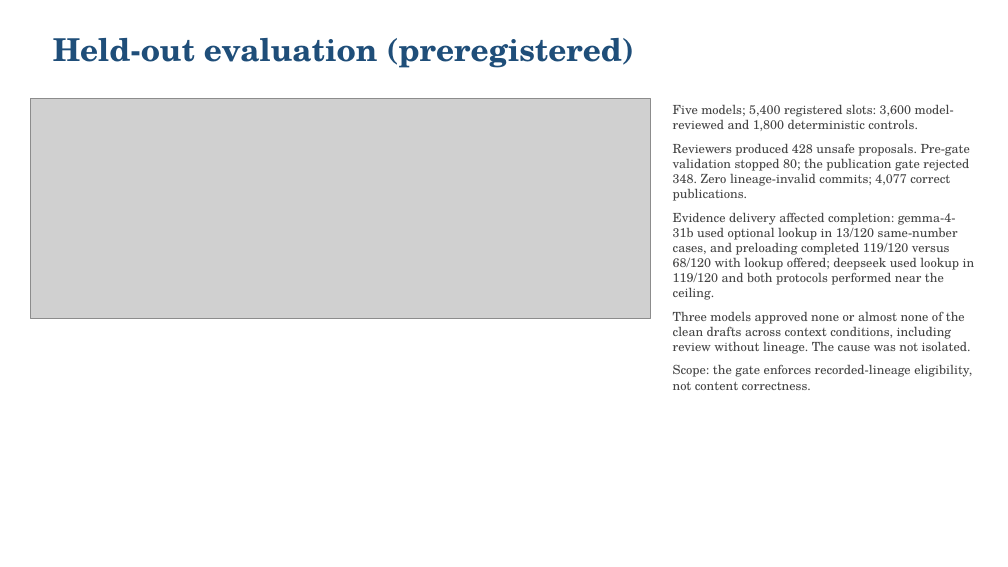
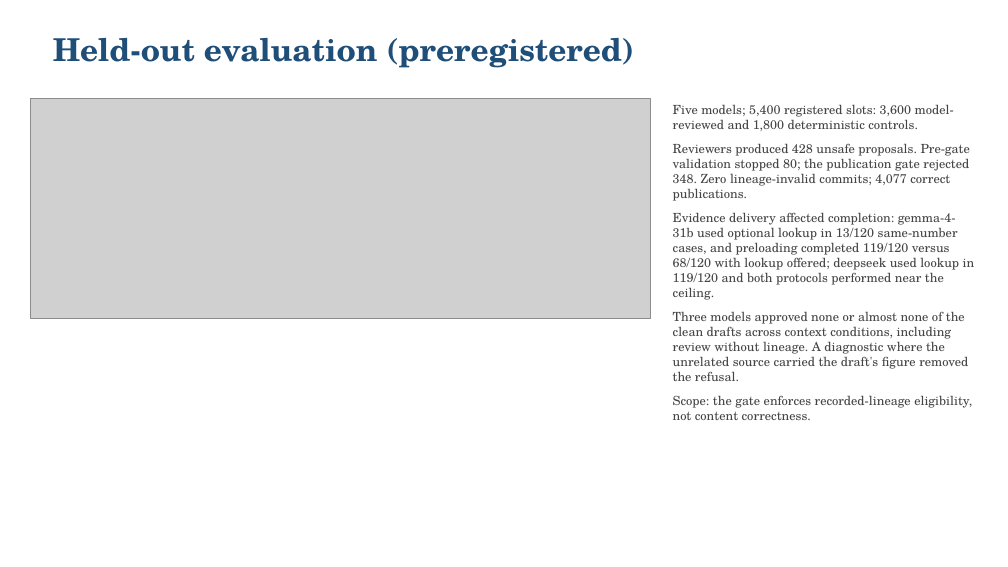
Before and after one commit to LoriensLibrary/SwarmHive, a slide deck: slide 4 of report/SLIDES.pptx. Drawn at 1008x567 pixels with LibreOffice and Linux fonts; fonts in the diff are those of the drawing; grey boxes stand for pictures. Boxes give left, top, right and bottom in pixels: in the first picture for what was removed or moved away, otherwise in the second. Text is boxed around its words. In the diff, an @@ line names an element or a change of style, - is before the commit and + after.

```diff
--- a/report/SLIDES.pptx
+++ b/report/SLIDES.pptx
@@ text at <box>673,311,968,381</box>: text changed @@
-Three models approved none or almost none of the clean drafts across context conditions, including review without lineage. The cause was not isolated.
+Three models approved none or almost none of the clean drafts across context conditions, including review without lineage. A diagnostic where the unrelated source carried the draft's figure removed the refusal.
```
Also in this commit, not shown: 13 other files.
